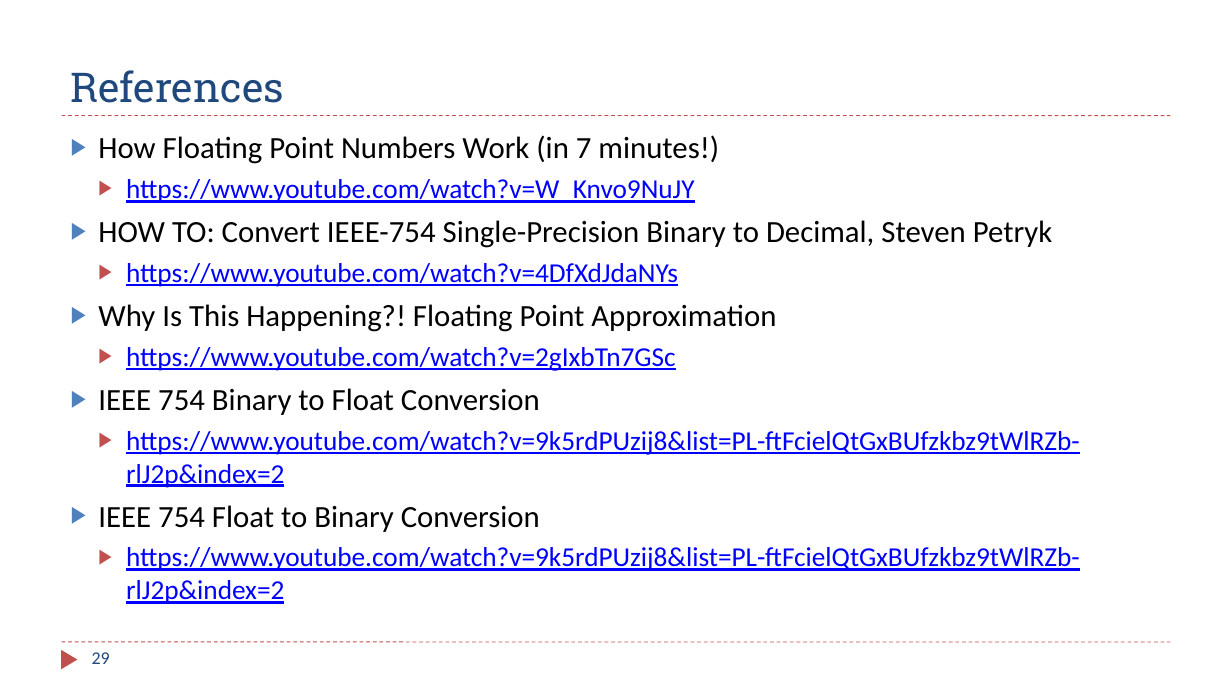
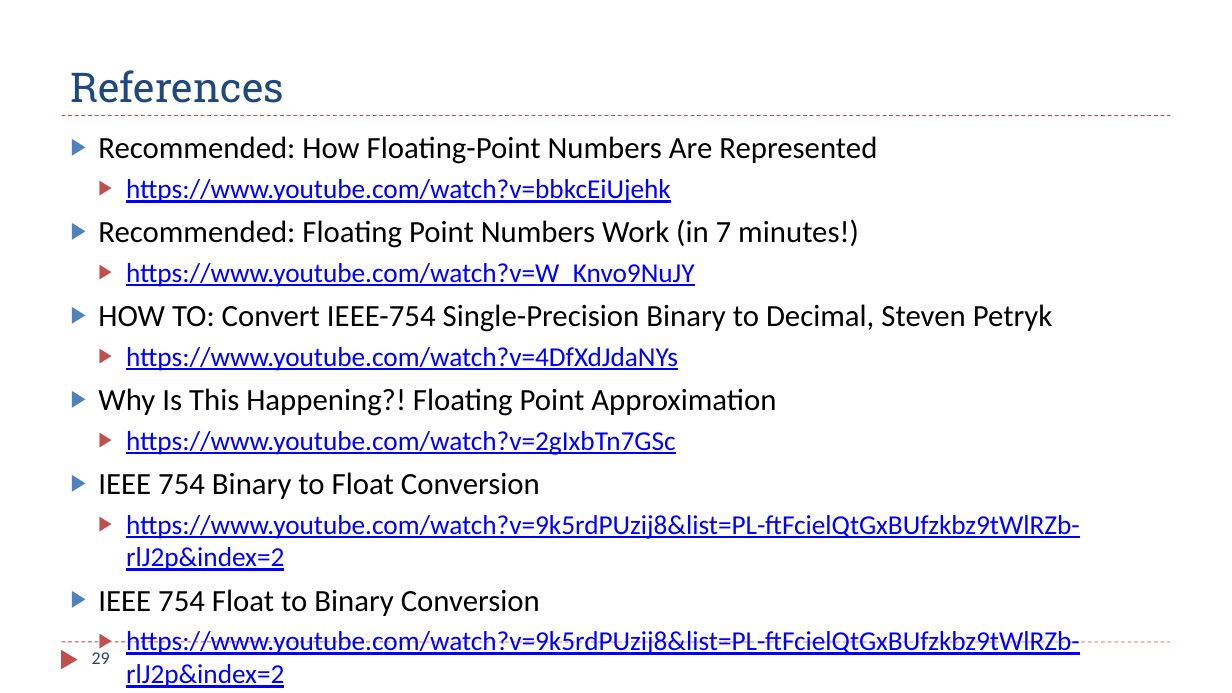
Before and after one commit to guhofstra/CSC111Sp26, a slide deck: slide 29 of PPTs/Ch12_13_Fixed_Floating_Point_Numbers.pptx. Drawn at 1232x693 pixels with LibreOffice and Linux fonts; fonts in the diff are those of the drawing. Boxes give left, top, right and bottom in pixels: in the first picture for what was removed or moved away, otherwise in the second. Text is boxed around its words. In the diff, an @@ line names an element or a change of style, - is before the commit and + after.

```diff
--- a/PPTs/Ch12_13_Fixed_Floating_Point_Numbers.pptx
+++ b/PPTs/Ch12_13_Fixed_Floating_Point_Numbers.pptx
@@ text at (98, 136, 877, 248): text changed @@
-▶ How Floating Point Numbers Work (in 7 minutes!)
+▶ Recommended: How Floating-Point Numbers Are Represented
+  ▶ https://www.youtube.com/watch?v=bbkcEiUjehk
+▶ Recommended: Floating Point Numbers Work (in 7 minutes!)
```
Also in this commit, not shown: 2 other files.
